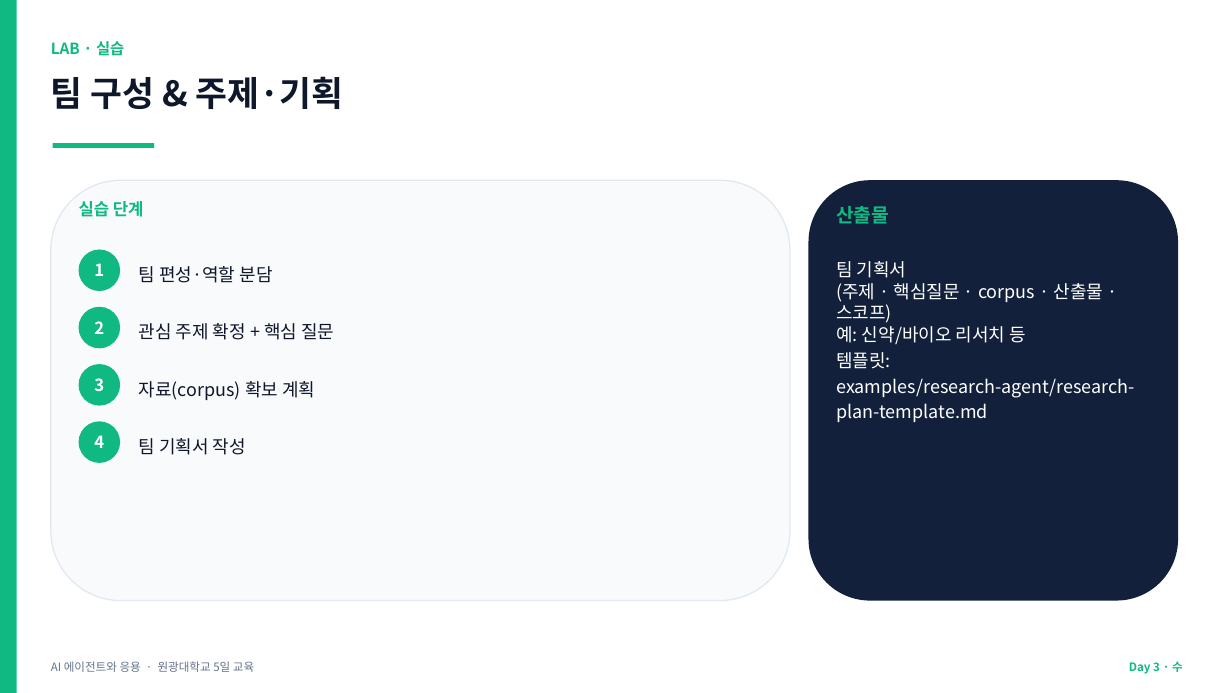
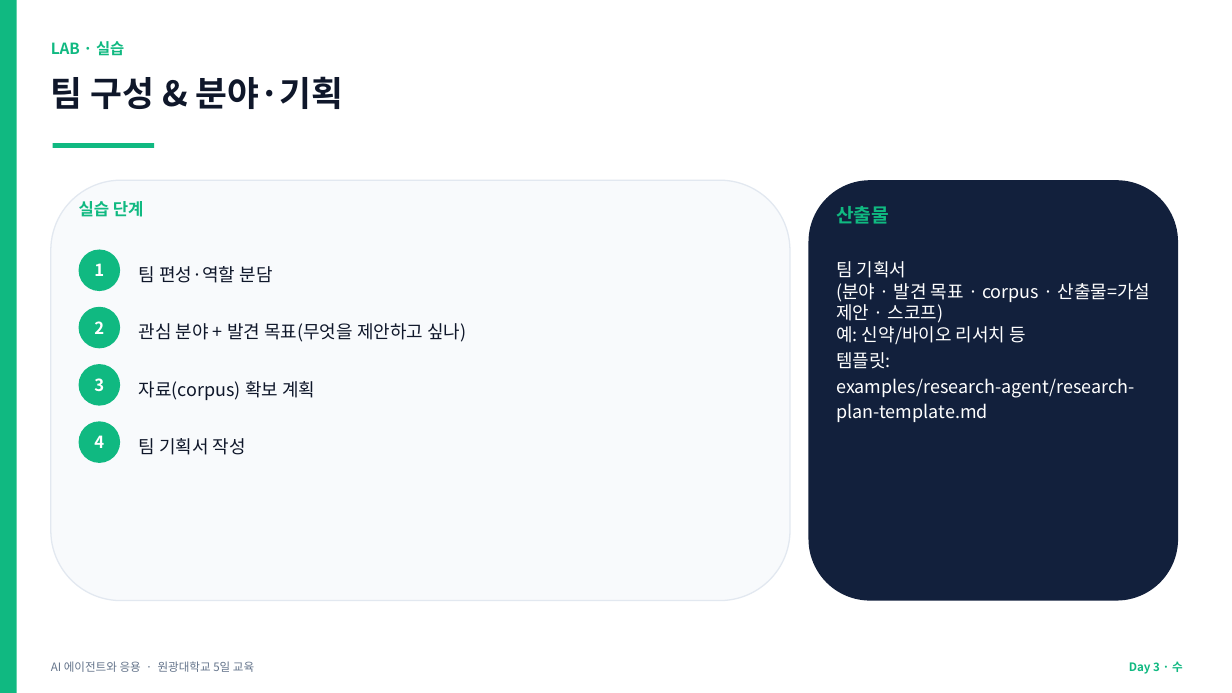
Before and after one commit to jyshin-22/wku-ai-agent-program, a slide deck: slide 24 of slides/day3.pptx. Drawn at 1232x693 pixels with LibreOffice and Linux fonts; fonts in the diff are those of the drawing. Boxes give left, top, right and bottom in pixels: in the first picture for what was removed or moved away, otherwise in the second. Text is boxed around its words. In the diff, an @@ line names an element or a change of style, - is before the commit and + after.

```diff
--- a/slides/day3.pptx
+++ b/slides/day3.pptx
@@ text at bbox=[51, 76, 344, 109]: text changed @@
-팀 구성 & 주제·기획
+팀 구성 & 분야·기획
@@ text at bbox=[836, 261, 1151, 422]: text changed @@
-팀 기획서
-(주제 · 핵심질문 · corpus · 산출물 · 스코프)
-예: 신약/바이오 리서치 등
-템플릿: examples/research-agent/research-plan-template.md
+팀 기획서
+(분야 · 발견 목표 · corpus · 산출물=가설 제안 · 스코프)
+예: 신약/바이오 리서치 등
+템플릿: examples/research-agent/research-plan-template.md
@@ text at bbox=[139, 323, 466, 342]: text changed @@
-관심 주제 확정 + 핵심 질문
+관심 분야 + 발견 목표(무엇을 제안하고 싶나)
```
Also in this commit, not shown: 4 other slides changed, 18 other files.
